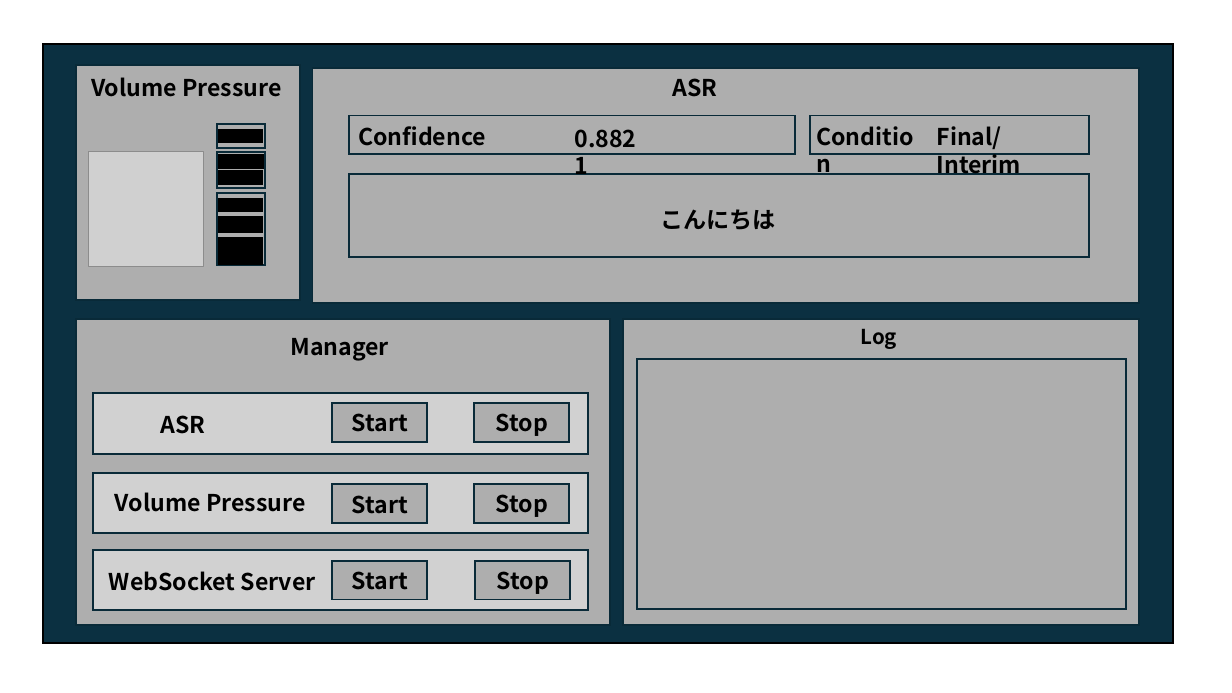
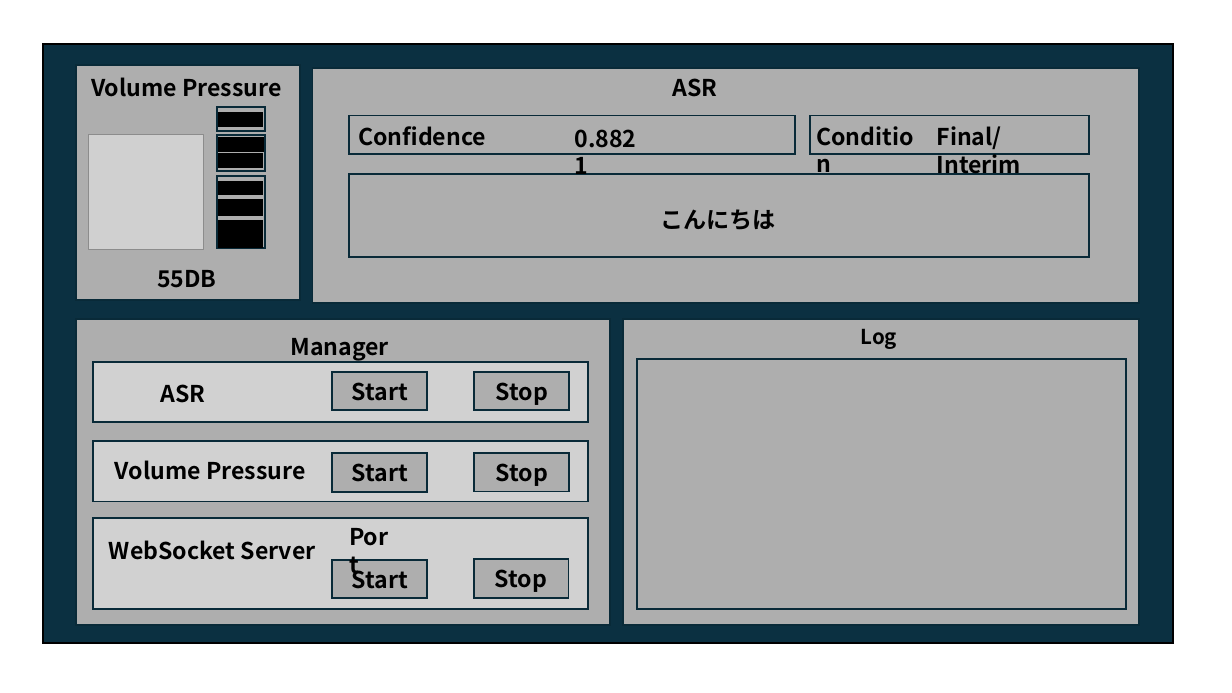
Before and after one commit to ReoF777/RealtimeASRServer, a slide deck: slide 2 of 設計図.pptx. Drawn at 1232x693 pixels with LibreOffice and Linux fonts; fonts in the diff are those of the drawing; grey boxes stand for pictures. Boxes give left, top, right and bottom in pixels: in the first picture for what was removed or moved away, otherwise in the second. Text is boxed around its words. In the diff, an @@ line names an element or a change of style, - is before the commit and + after.

```diff
--- a/設計図.pptx
+++ b/設計図.pptx
@@ 9 rectangles, 1 picture: place and size @@
-9 rectangles, 1 picture at [89,124,265,266]
+9 rectangles, 1 picture at [89,107,265,250]
@@ text added at [157,270,216,288], 18 pt, text #000000, bold @@
+55DB
@@ text "ASR": place and size @@
-text "ASR" at [160,415,205,434]
+text "ASR" at [160,384,205,403]
@@ 6 rectangles, 1 text: place and size @@
-6 rectangles, 1 text at [93,394,589,533]
+6 rectangles, 1 text at [93,362,589,502]
@@ rectangle: place and size @@
-rectangle at [93,550,589,611]
+rectangle at [93,518,589,609]
@@ text "WebSocket Server": place and size @@
-text "WebSocket Server" at [109,571,316,591]
+text "WebSocket Server" at [109,540,316,560]
@@ text added at [340,518,407,555], 18 pt, text #000000, bold @@
+Port
```
Also in this commit, not shown: 4 other files.
